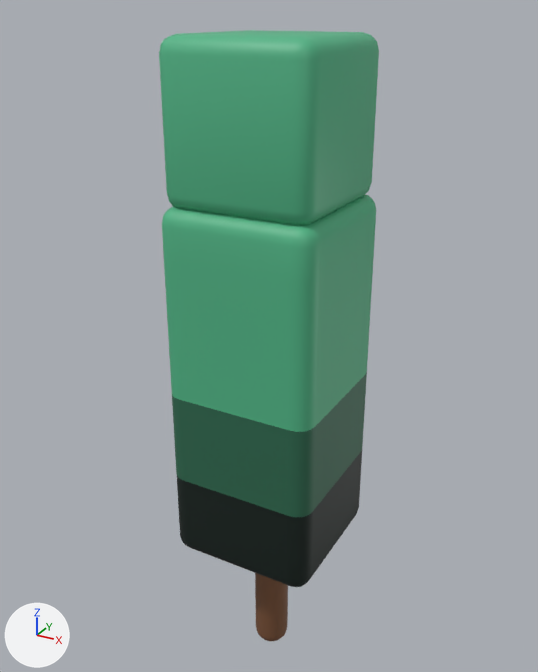
Before and after pictures for a commit that changed the glTF model public/models/Bush.glb.
One viewpoint serves both versions: a 50 mm lens placed at (0.465, -0.854, 0.987), pointed at (-0.018, 0.024, 0.548). Every picture has the same lights, and +X, +Y and +Z are marked at lower left. The older version comes first. Where no turn or scale is listed for an object, it has been applied to the vertices. Vertices at exactly the same position are counted once.

The first picture shows 'Bush', 'Three'.
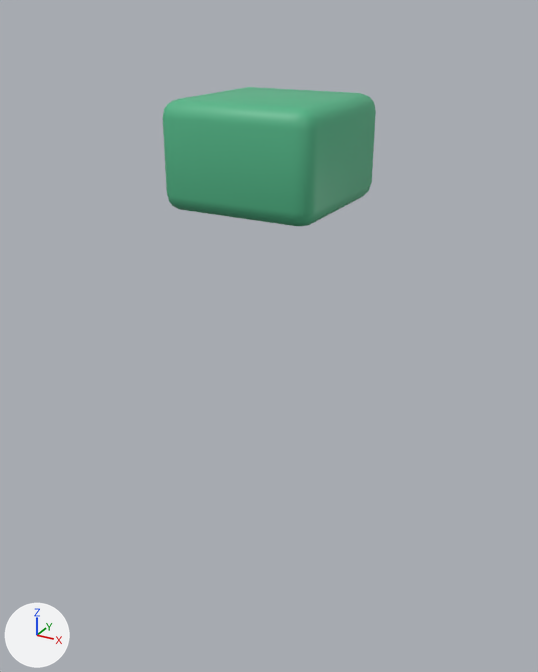
The newer file is also turned or shifted as a whole; pictures and numbers use the older file's frame.

Diff of the bpy script that builds the scene:
```diff
--- a/public/models/Bush.glb.py
+++ b/public/models/Bush.glb.py
@@ me_cube_003 @@
 # used by ob_bush; location = (0.0, 0.0, 0.855)
-me_cube_003.from_pydata(...)  # 96 vertices, 188 faces; spans x -0.104..0.104, y -0.104..0.104, z -0.104..0.104
+me_cube_003.from_pydata(...)  # 96 vertices, 188 faces; spans x -0.104..0.104, y -0.104..0.104, z -0.104..0.032
+# me_cube_003 part 1: all 48 vertices in x -0.104..0.104, y -0.104..0.104, z 0.082..0.104 are moved by (0.0, 0.0, -0.073)
 me_cube_003.materials.append(mat_green2)
@@ ob_three @@
-ob_three = bpy.data.objects.new('Three', me_cube_001)
-ob_three.location = (0.0, 0.0, 0.331)
```

Where the change shows, as pixel boxes (x1, y1, x2, y2) in the pictures (538 x 672 px; the box of a moved part takes in the faces that stretch with it):
'Three', deleted
    before: (162, 194, 376, 641)
    faces in mat_green2 (green #52b788): (162, 194, 376, 432)
    faces in mat_green (dark green #2d6a4f): (172, 372, 367, 517)
    faces in mat_green4 (black #081c15): (177, 451, 362, 587)
    faces in mat_brown (brown #7f5539): (255, 573, 288, 641)
'Bush', reshaped (29% shorter)
    before: (159, 30, 379, 225)
    after: (163, 87, 376, 226)
part 1 of me_cube_003, moved or reshaped
    before: (159, 30, 379, 131)
    after: (163, 87, 376, 131)
